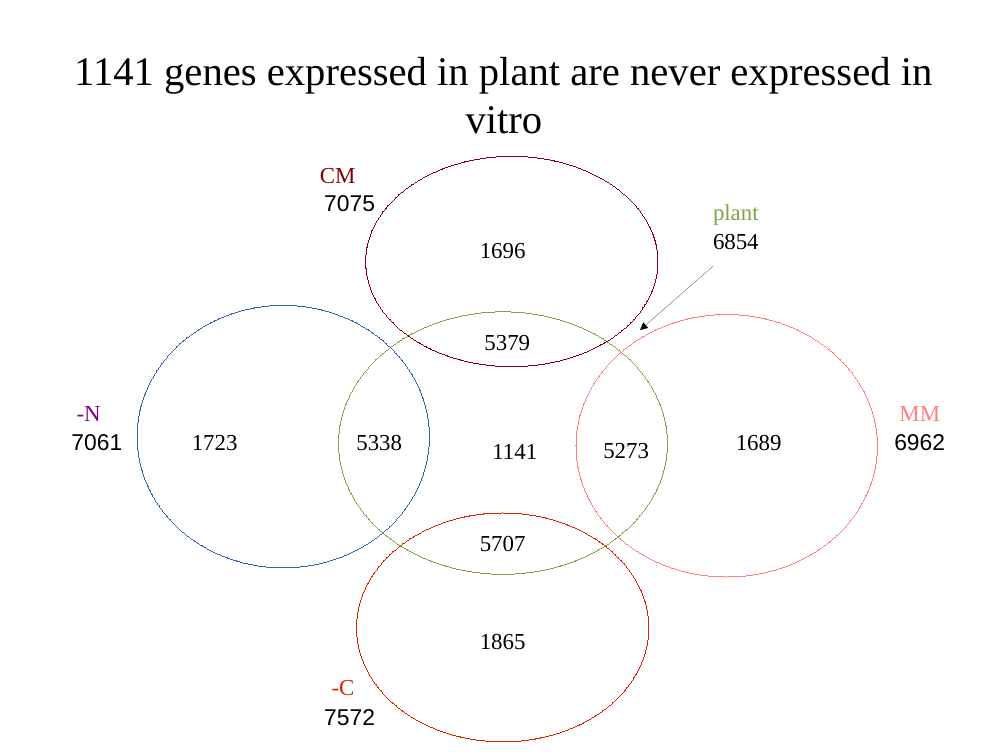
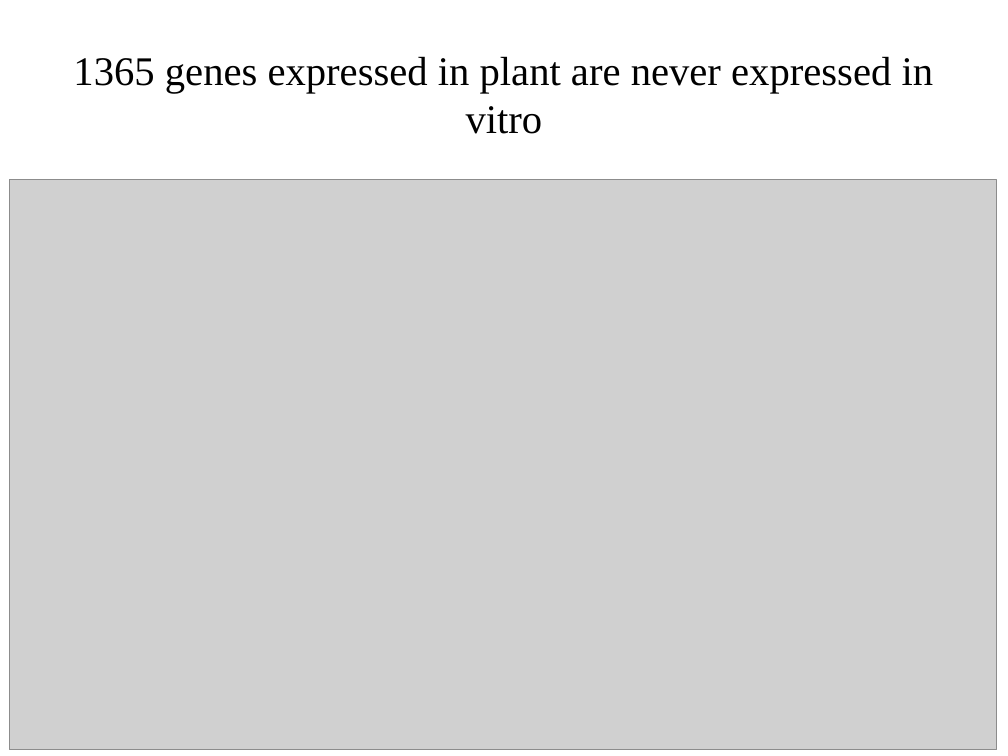
Before and after one commit to wilkinsonlab/m-oryzae-polya, a slide deck: slide 21 of doc/version_21/oryzae_presentation.odp (slide 20 before the commit). Drawn at 1008x756 pixels with LibreOffice and Linux fonts; fonts in the diff are those of the drawing; grey boxes stand for pictures. Boxes give left, top, right and bottom in pixels: in the first picture for what was removed or moved away, otherwise in the second. Text is boxed around its words. In the diff, an @@ line names an element or a change of style, - is before the commit and + after.

```diff
--- a/doc/version_21/oryzae_presentation.odp
+++ b/doc/version_21/oryzae_presentation.odp
@@ title at <box>73,56,934,134</box>: text changed @@
-1141 genes expressed in plant are never expressed in vitro
+1365 genes expressed in plant are never expressed in vitro
@@ text removed at <box>320,168,356,184</box> @@
-CM
@@ ellipse removed at <box>366,156,659,367</box> @@
@@ picture added at <box>9,180,997,750</box> @@
@@ text removed at <box>324,195,375,212</box> @@
-7075
@@ text removed at <box>713,204,759,225</box> @@
-plant
@@ text removed at <box>713,233,759,250</box> @@
-6854
@@ text removed at <box>480,243,526,259</box> @@
-1696
@@ arrow removed from (713, 266) to (640, 330) @@
@@ ellipse removed at <box>137,306,430,568</box> @@
@@ ellipse removed at <box>338,312,668,574</box> @@
@@ ellipse removed at <box>576,315,878,577</box> @@
@@ text removed at <box>484,335,530,351</box> @@
-5379
@@ text removed at <box>77,406,101,421</box> @@
--N
@@ text removed at <box>899,406,940,421</box> @@
-MM
@@ text removed at <box>71,434,122,451</box> @@
-7061
@@ text removed at <box>192,435,238,451</box> @@
-1723
@@ text removed at <box>356,434,402,451</box> @@
-5338
@@ text removed at <box>492,444,537,459</box> @@
-1141
@@ text removed at <box>603,443,649,459</box> @@
-5273
@@ text removed at <box>736,434,782,451</box> @@
-1689
@@ text removed at <box>894,434,945,451</box> @@
-6962
@@ ellipse removed at <box>357,513,649,742</box> @@
@@ text removed at <box>480,535,526,552</box> @@
-5707
@@ text removed at <box>480,633,526,650</box> @@
-1865
@@ text removed at <box>332,680,355,696</box> @@
--C
@@ text removed at <box>324,709,375,726</box> @@
-7572
```
Also in this commit, not shown: 13 other slides changed, 2 slides added, 5 other files.
